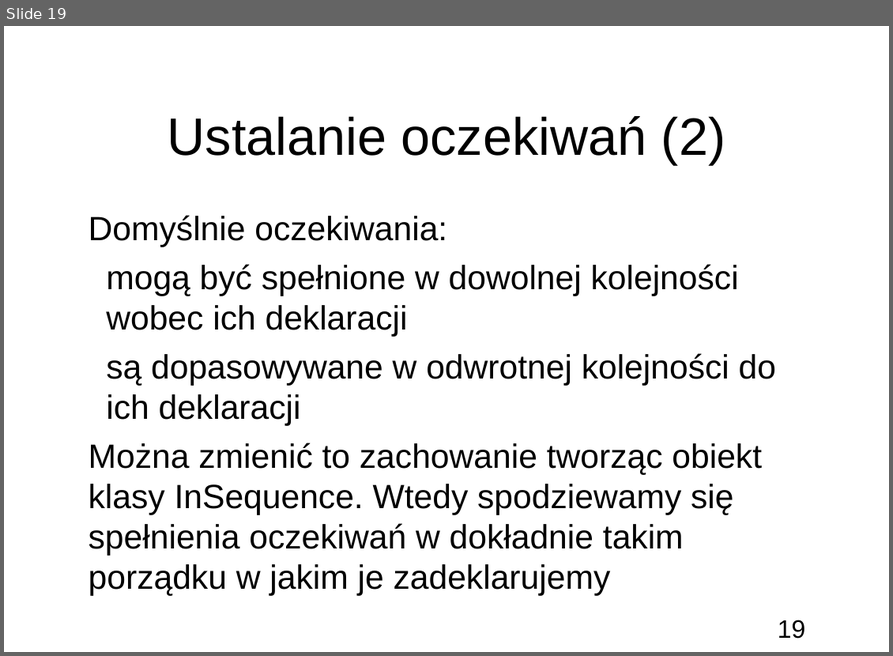
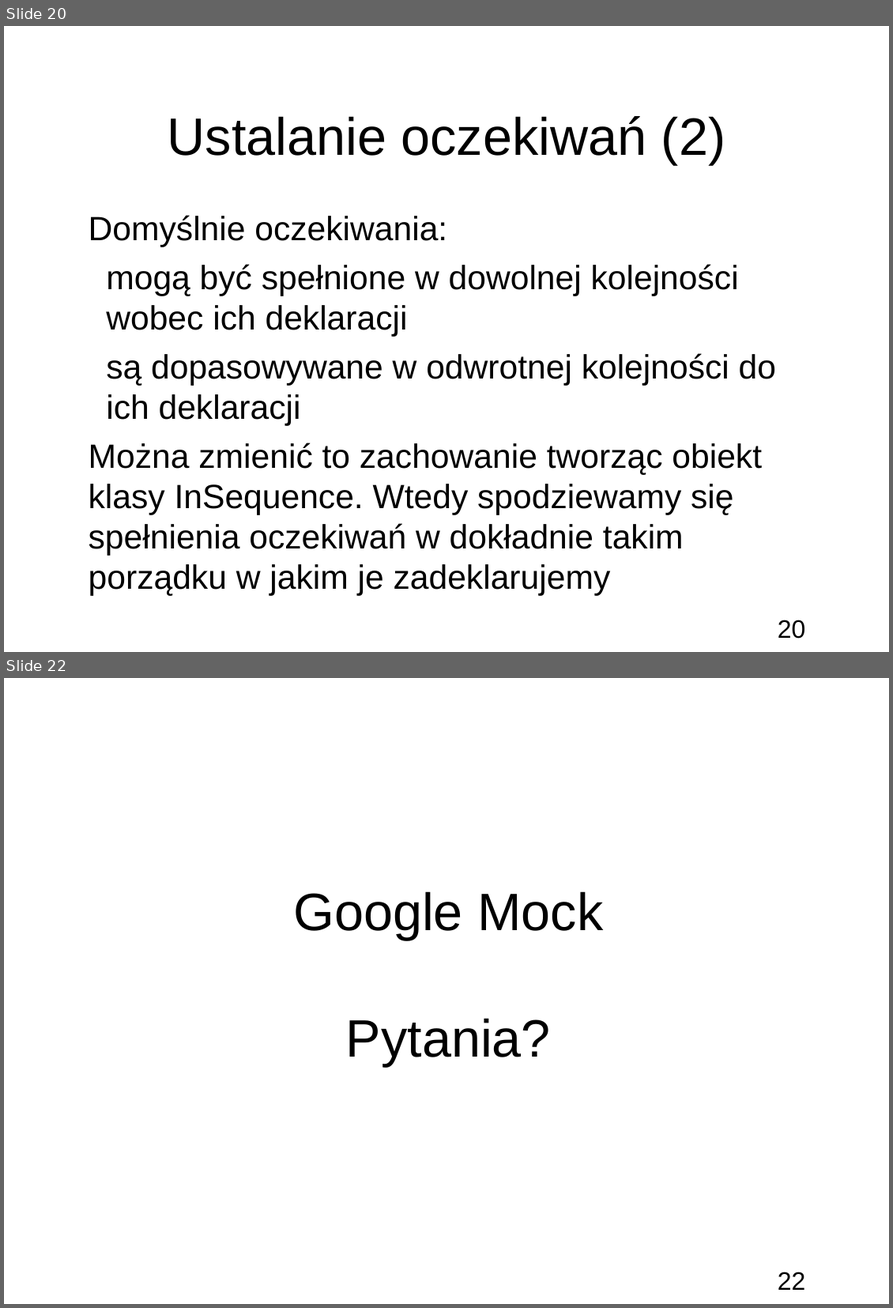
Before and after one commit to bercik/apt_seminar, a slide deck: prezentacja.odp. Shown one above the other, each under a label of ours: slide 19 before the commit, slides 20 and 22 after it; the slides between them are not shown. The pictures are 893x656 and 893x1308 pixels, drawn with LibreOffice and Linux fonts; fonts in the diff are those of the drawing; background and template pictures are left out. Boxes give left, top, right and bottom in pixels: in the first picture for what was removed or moved away, otherwise in the second. Text is boxed around its words. In the diff, an @@ line names an element or a change of style, - is before the commit and + after.

```diff
--- a/prezentacja.odp
+++ b/prezentacja.odp
@@ slide 22 added at [4, 678, 889, 1304], background picture (left out); not listed: 1 template element that a slide beside it also shows @@
@@ title added at [293, 891, 603, 1066], 50 pt, text #000000 @@
+Google Mock
+Pytania?
@@ what was slide 19 is now slide 20 @@
@@ page number at [777, 619, 806, 638]: text changed @@
-19
+20
```
Also in this commit, not shown: 3 other slides added, 1 other file.
